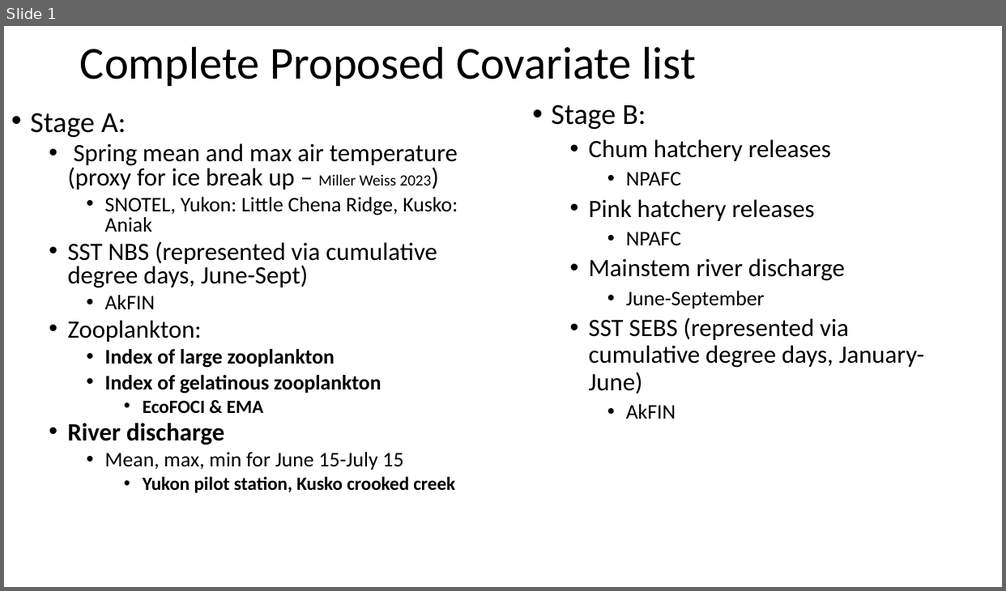
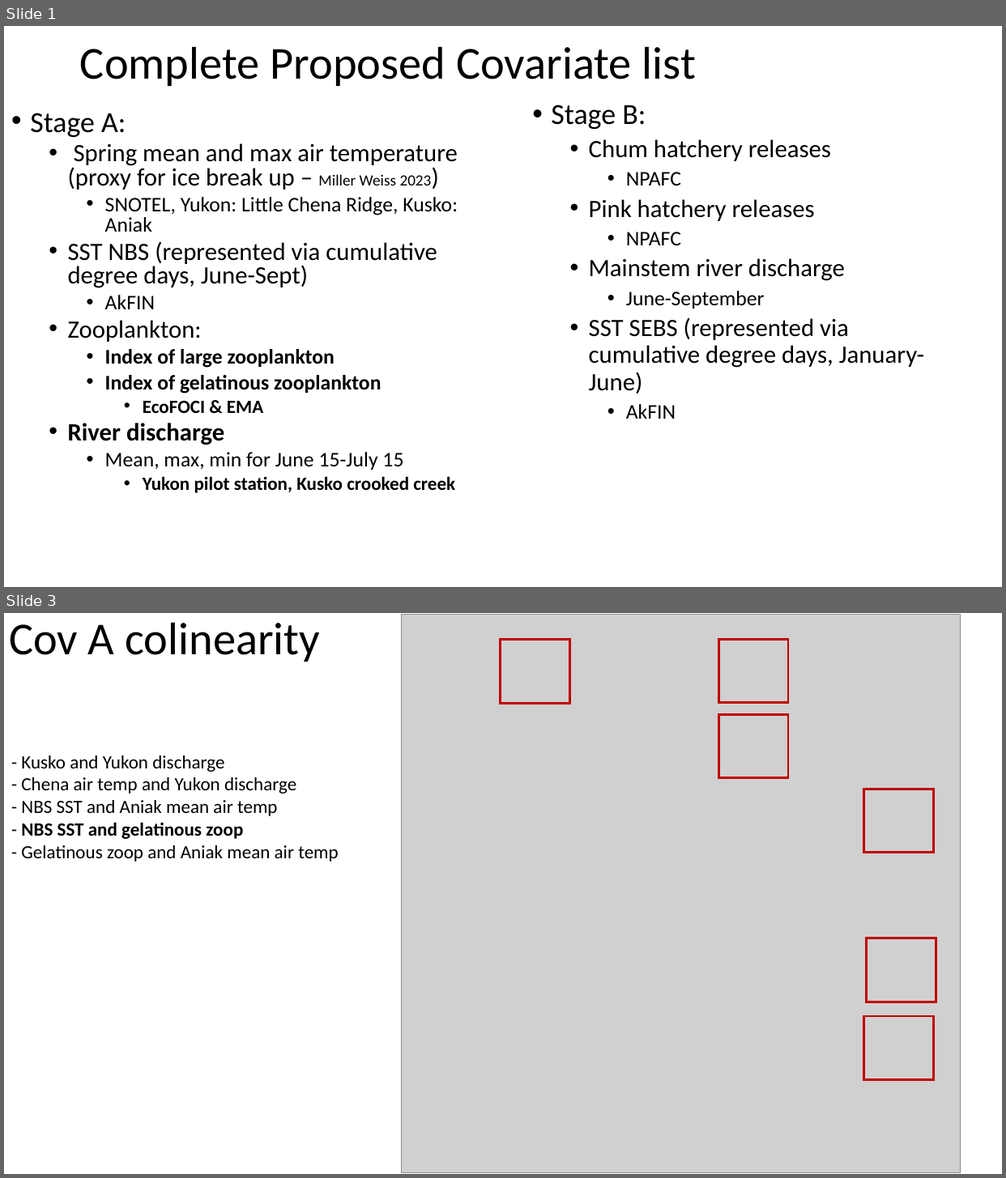
Before and after one commit to genoa-sullaway/Yukon-Chum-IPM, a slide deck: notes/Covariate_notes.pptx. Shown one above the other, each under a label of ours: slide 1 before the commit, slides 1 and 3 after it; the slides between them are not shown. The pictures are 1006x591 and 1006x1178 pixels, drawn with LibreOffice and Linux fonts; fonts in the diff are those of the drawing; grey boxes stand for pictures. Boxes give left, top, right and bottom in pixels: in the first picture for what was removed or moved away, otherwise in the second. Text is boxed around its words. In the diff, an @@ line names an element or a change of style, - is before the commit and + after.

```diff
--- a/notes/Covariate_notes.pptx
+++ b/notes/Covariate_notes.pptx
@@ slide 3 added at (4, 613, 1002, 1174), background #FFFFFF @@
@@ title added at (9, 622, 320, 662), 44 pt, text #000000 @@
+Cov A colinearity
@@ picture added at (402, 615, 960, 1173) @@
@@ rectangle added at (501, 639, 570, 703), outline #C00000 2.25 pt @@
@@ rectangle added at (719, 639, 789, 703), outline #C00000 2.25 pt @@
@@ rectangle added at (719, 715, 789, 778), outline #C00000 2.25 pt @@
@@ text added at (21, 756, 339, 862), 18 pt, text #000000 @@
+- Kusko and Yukon discharge
+- Chena air temp and Yukon discharge
+- NBS SST and Aniak mean air temp
+- NBS SST and gelatinous zoop
+- Gelatinous zoop and Aniak mean air temp
@@ rectangle added at (864, 789, 934, 853), outline #C00000 2.25 pt @@
@@ rectangle added at (867, 939, 936, 1003), outline #C00000 2.25 pt @@
@@ rectangle added at (864, 1016, 934, 1080), outline #C00000 2.25 pt @@
```
Also in this commit, not shown: 2 other slides added, 1 slide removed, 5 other files.
